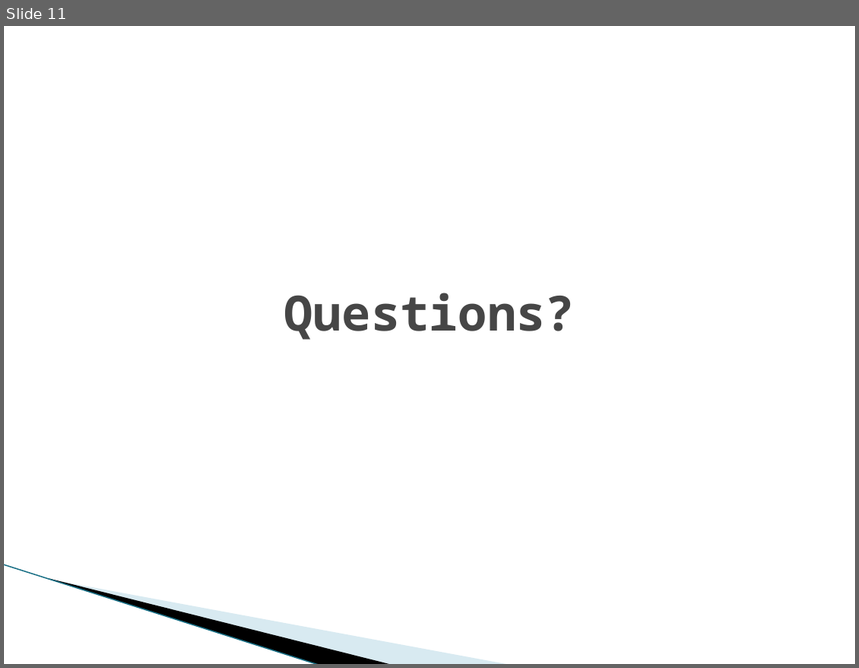
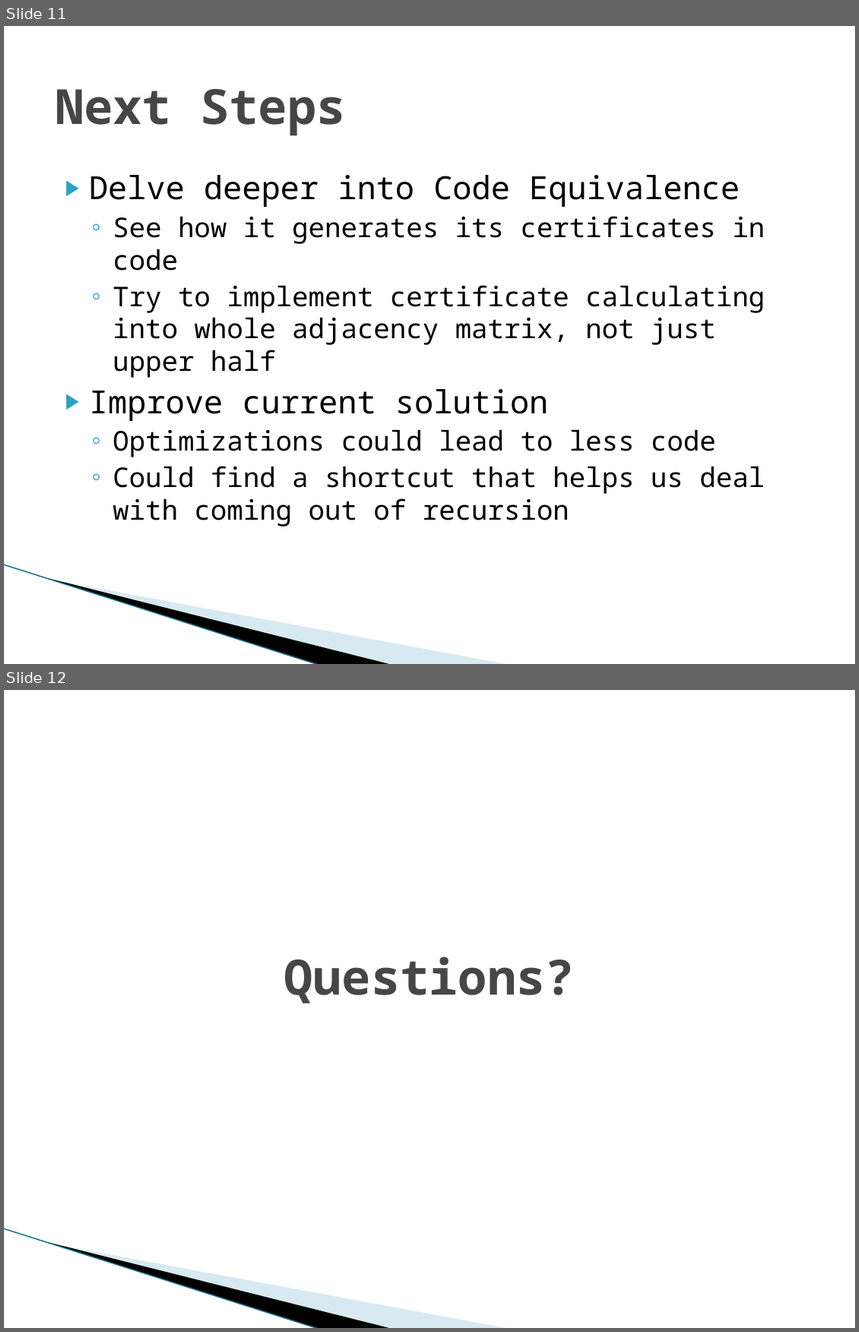
Before and after one commit to kjrcda/recursive-bit-string-isomorphism, a slide deck: Solving Graph Isomorphism with Minimum Bit Strings.pptx. Shown one above the other, each under a label of ours: slide 11 before the commit, slides 11 and 12 after it. The pictures are 859x668 and 859x1332 pixels, drawn with LibreOffice and Linux fonts; fonts in the diff are those of the drawing; background and template pictures are left out. Boxes give left, top, right and bottom in pixels: in the first picture for what was removed or moved away, otherwise in the second. Text is boxed around its words. In the diff, an @@ line names an element or a change of style, - is before the commit and + after.

Commit message:
small changes
Small optimization (cuts 4 seconds of of 20). ppt updated.

```diff
--- a/Solving Graph Isomorphism with Minimum Bit Strings.pptx
+++ b/Solving Graph Isomorphism with Minimum Bit Strings.pptx
@@ slide 11 added at bbox=[4, 26, 855, 664], background #FFFFFF; not listed: 3 template elements that a slide beside it also shows @@
@@ title added at bbox=[55, 89, 345, 136], 41 pt, text #464646, bold @@
+Next Steps
@@ text added at bbox=[89, 175, 766, 527], 23 pt, text #000000 @@
+▶ Delve deeper into Code Equivalence
+  ◦ See how it generates its certificates in code
+  ◦ Try to implement certificate calculating into whole adjacency matrix, not just upper half
+▶ Improve current solution
+  ◦ Optimizations could lead to less code
+  ◦ Could find a shortcut that helps us deal with coming out of recursion
@@ what was slide 11 is now slide 12 @@
```
Also in this commit, not shown: 4 slides changed, 2 other files.
